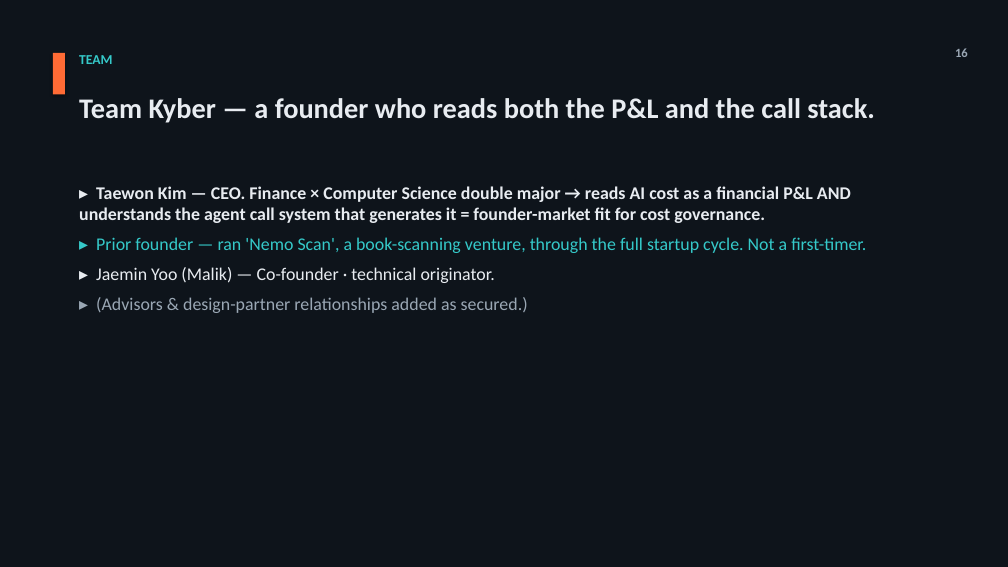
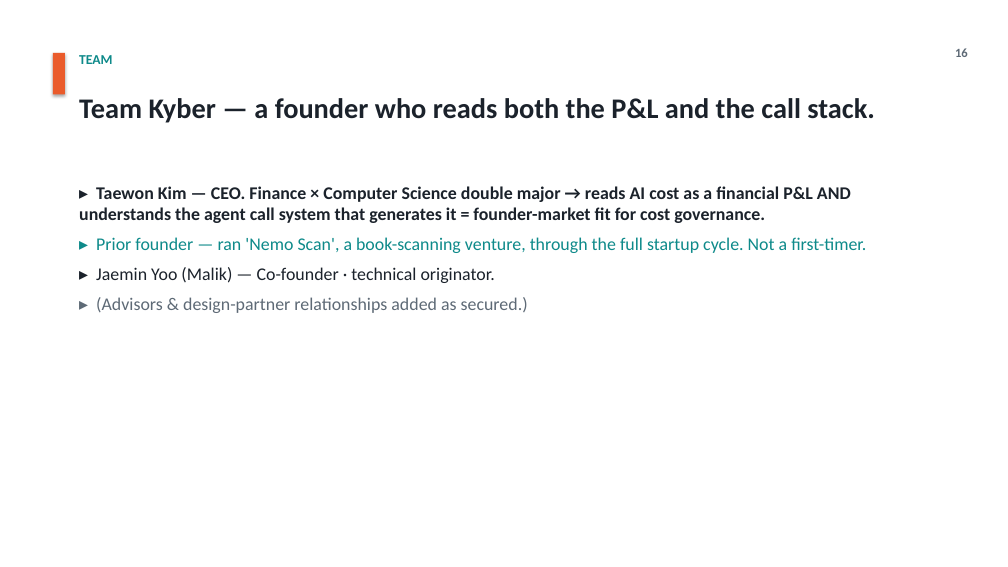
Before and after one commit to jmormalik/WTIA_AI_Cost_Gov, a slide deck: slide 16 of deliverables/Pitch_Deck_VersionB_Hero-Hybrid_EN.pptx. Drawn at 1008x567 pixels with LibreOffice and Linux fonts; fonts in the diff are those of the drawing. Boxes give left, top, right and bottom in pixels: in the first picture for what was removed or moved away, otherwise in the second. Text is boxed around its words. In the diff, an @@ line names an element or a change of style, - is before the commit and + after.

```diff
--- a/deliverables/Pitch_Deck_VersionB_Hero-Hybrid_EN.pptx
+++ b/deliverables/Pitch_Deck_VersionB_Hero-Hybrid_EN.pptx
@@ background #0E141B to #FFFFFF @@
@@ rectangle at [53,53,65,95]: fill #FF6B35 to #EA5B2B @@
@@ text "TEAM" at [79,55,112,64]: text colour #35C9C9 to #0E8A8A @@
@@ text "16" at [955,48,968,57]: text colour #9AA7B4 to #5E6A76 @@
@@ text "Team Kyber — a founder ..." at [79,98,875,123]: text colour #E8ECF1 to #1B222B @@
@@ text "▸ Taewon Kim — CEO. ..." at [79,186,866,313]: text colour #E8ECF1 to #1B222B in "▸ Taewon Kim — CEO. Finance × ...", "▸ Jaemin Yoo (Malik) — Co-founder · ..."; text colour #35C9C9 to #0E8A8A in "▸ Prior founder — ran 'Nemo Scan', ..."; text colour #9AA7B4 to #5E6A76 in "▸ (Advisors & design-partner relationships added as ..." @@
```
Also in this commit, not shown: 16 other slides changed, 2 other files.
